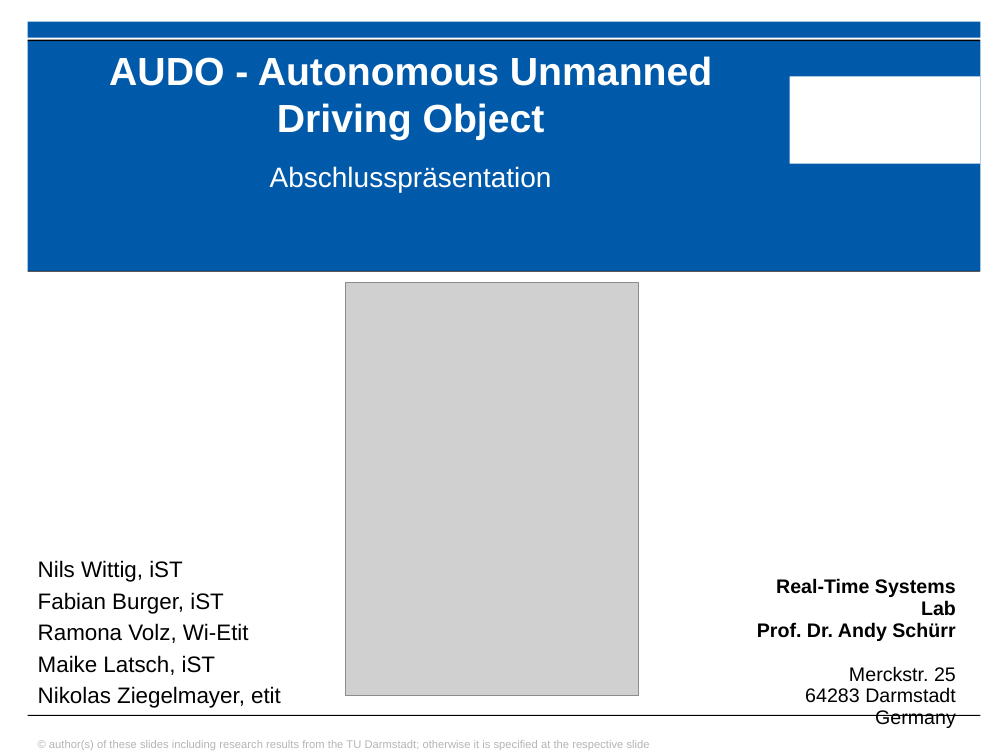
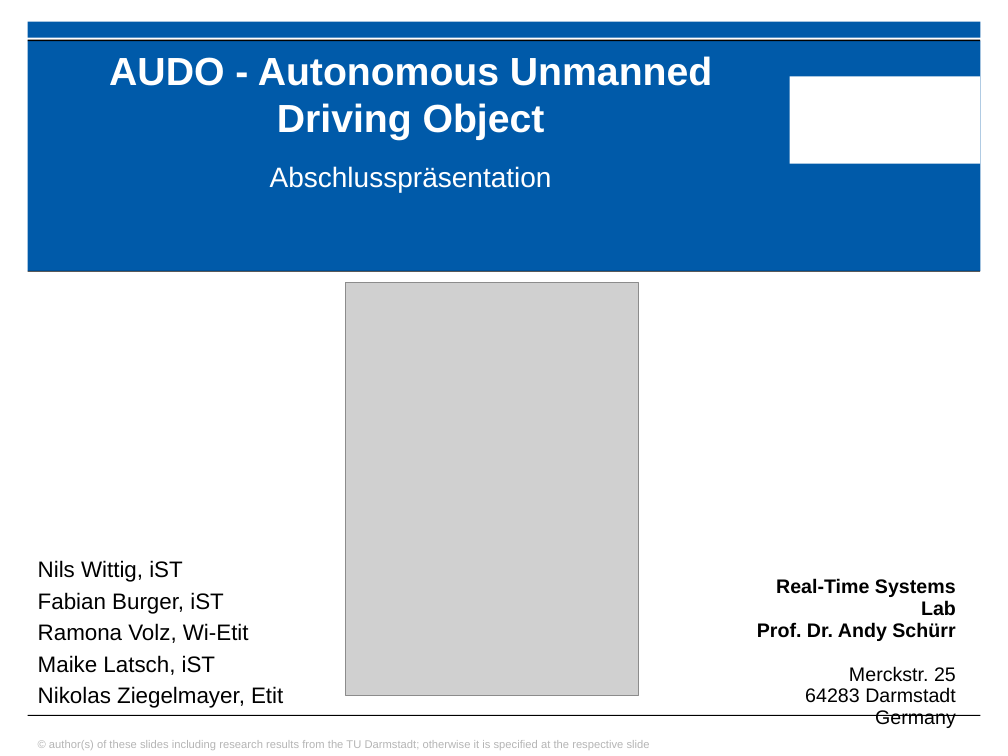
Before and after one commit to ramona3300/AUDO, a slide deck: slide 1 of Dokumente/Präsentationen/Abschlusspräsentation.pptx. Drawn at 1008x756 pixels with LibreOffice and Linux fonts; fonts in the diff are those of the drawing; grey boxes stand for pictures; background and template pictures are left out. Boxes give left, top, right and bottom in pixels: in the first picture for what was removed or moved away, otherwise in the second. Text is boxed around its words. In the diff, an @@ line names an element or a change of style, - is before the commit and + after.

```diff
--- a/Dokumente/Präsentationen/Abschlusspräsentation.pptx
+++ b/Dokumente/Präsentationen/Abschlusspräsentation.pptx
@@ text at (38,686,283,708): text changed @@
-Nikolas Ziegelmayer, etit
+Nikolas Ziegelmayer, Etit
```
Also in this commit, not shown: 5 other slides changed, 1 slide added, 1 slide removed, 7 other files.
